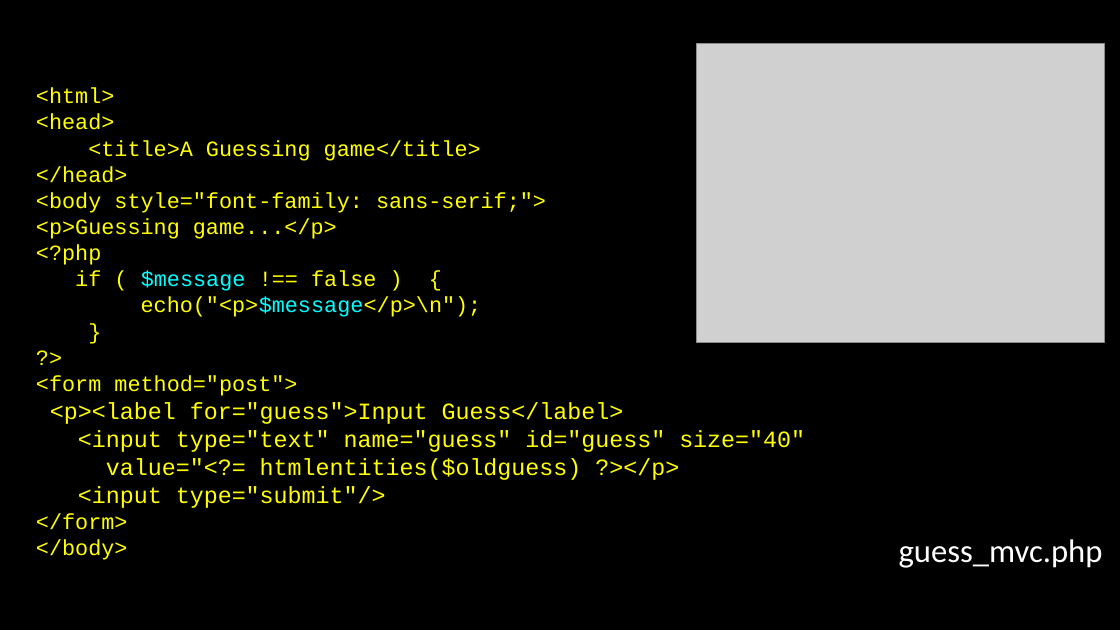
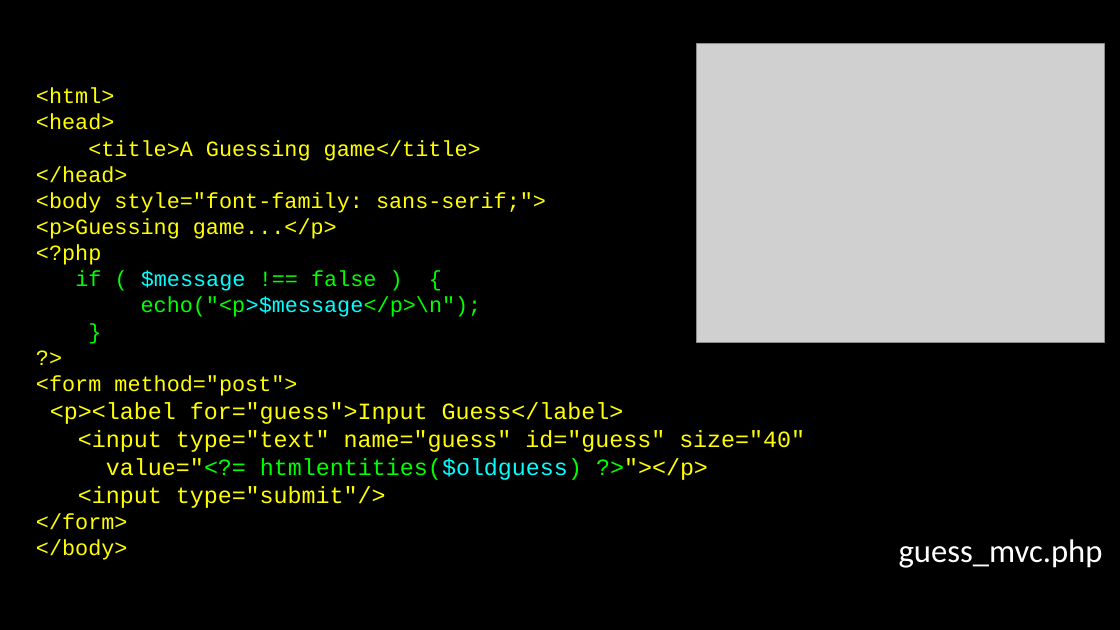
Before and after one commit to csev/wa4e, a slide deck: slide 45 of lectures/PHP-04-Forms.ppt (slide 44 before the commit). Drawn at 1120x630 pixels with LibreOffice and Linux fonts; fonts in the diff are those of the drawing; grey boxes stand for pictures. Boxes give left, top, right and bottom in pixels: in the first picture for what was removed or moved away, otherwise in the second. Text is boxed around its words. In the diff, an @@ line names an element or a change of style, - is before the commit and + after.

```diff
--- a/lectures/PHP-04-Forms.ppt
+++ b/lectures/PHP-04-Forms.ppt
@@ text at [75, 271, 482, 317]: text colour #FFFF00 to #00FF00 in "if ( !== false ) {", "echo("<p>$message</p>\n");", "}"; text colour #FFFF00 to #00FFFF in "echo("<p>$message</p>\n");" @@
@@ text at [106, 458, 708, 480]: text changed; text colour #FFFF00 to #00FF00 @@
-value="<?= htmlentities($oldguess) ?></p>
+value="<?= htmlentities($oldguess) ?>"></p>
```
Also in this commit, not shown: 3 other slides changed, 1 slide added, 1 other file.
